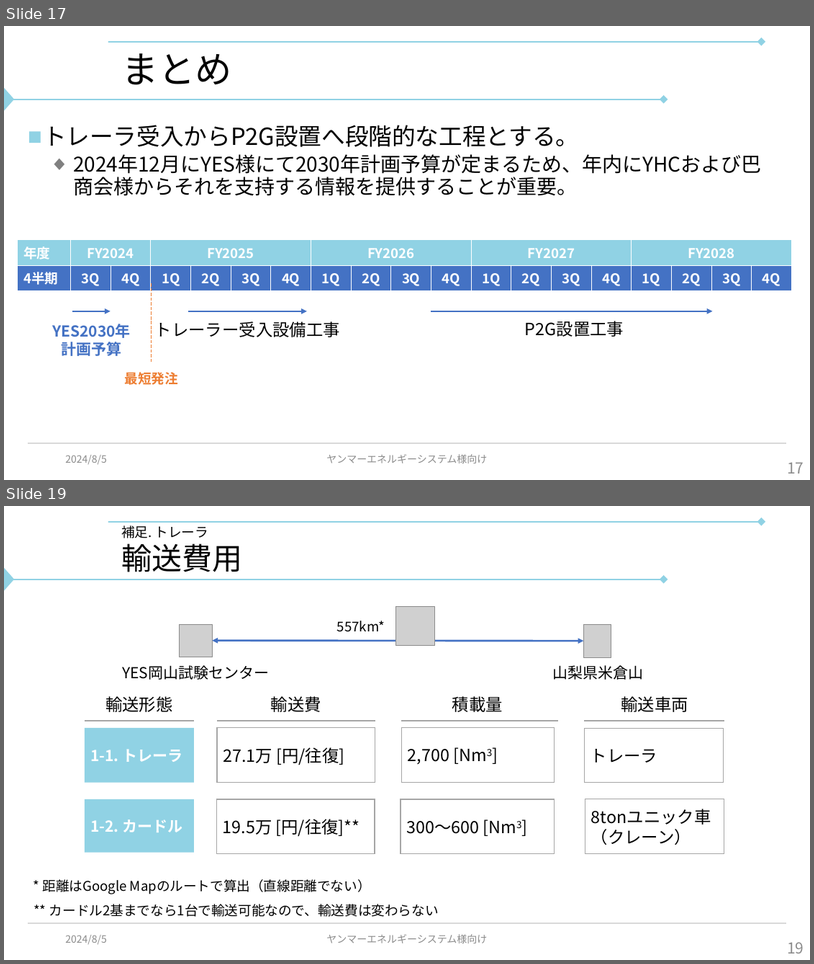
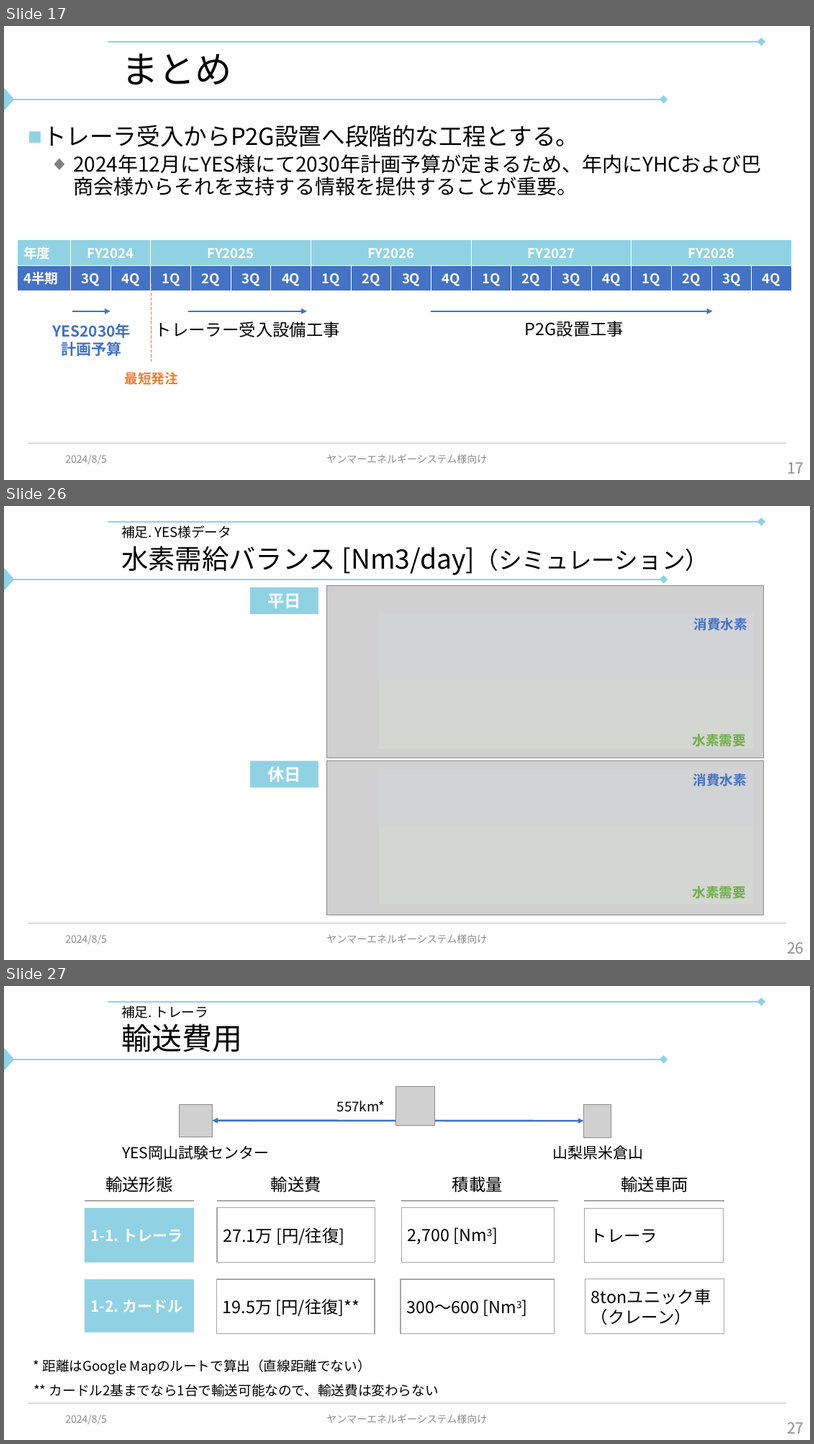
Before and after one commit to watarukumagai-git/opt, a slide deck: yamanashi/y/20240805_ヤンマーエネルギーシステム様_打合せ.pptx. Shown one above the other, each under a label of ours: slides 17 and 19 before the commit, slides 17, 26 and 27 after it; the slides between them are not shown. The pictures are 814x964 and 814x1444 pixels, drawn with LibreOffice and Linux fonts; fonts in the diff are those of the drawing; grey boxes stand for pictures; background and template pictures are left out. Boxes give left, top, right and bottom in pixels: in the first picture for what was removed or moved away, otherwise in the second. Text is boxed around its words. In the diff, an @@ line names an element or a change of style, - is before the commit and + after.

```diff
--- a/yamanashi/y/20240805_ヤンマーエネルギーシステム様_打合せ.pptx
+++ b/yamanashi/y/20240805_ヤンマーエネルギーシステム様_打合せ.pptx
@@ slide 26 added at [4,506,810,960], background #FFFFFF; not listed: 4 template elements that a slide beside it also shows @@
@@ text added at [121,525,232,538], 16 pt, text #000000 @@
+補足. YES様データ
@@ title added at [121,546,709,575], 32 pt, text #000000 @@
+水素需給バランス [Nm3/day]（シミュレーション）
@@ rectangle added at [250,587,319,614], fill #90D2E4, 20 pt, text #FFFFFF, bold @@
+平日
@@ picture added at [327,586,764,758] @@
@@ rectangle added at [379,613,754,680], fill #DAE3F3 at 20% opacity @@
@@ text added at [694,618,748,631], 16 pt, text #4472C4, bold @@
+消費水素
@@ rectangle added at [379,680,754,749], fill #E2F0D9 at 20% opacity @@
@@ text added at [693,734,746,746], 16 pt, text #70AD47, bold @@
+水素需要
@@ rectangle added at [250,761,319,788], fill #90D2E4, 20 pt, text #FFFFFF, bold @@
+休日
@@ picture added at [327,761,764,914] @@
@@ rectangle added at [379,769,754,826], fill #DAE3F3 at 20% opacity @@
@@ text added at [694,773,747,786], 16 pt, text #4472C4, bold @@
+消費水素
@@ rectangle added at [379,826,754,903], fill #E2F0D9 at 20% opacity @@
@@ text added at [693,885,746,898], 16 pt, text #70AD47, bold @@
+水素需要
@@ text added at [65,934,107,944], 12 pt, text #8C8C8C @@
+2024/8/5
@@ text added at [327,934,487,943], 12 pt, text #8C8C8C @@
+ヤンマーエネルギーシステム様向け
@@ page number added at [787,942,804,953], 18 pt, text #8C8C8C @@
+26
@@ what was slide 19 is now slide 27 @@
@@ page number at [787,1422,804,1433]: text changed @@
-19
+27
```
Also in this commit, not shown: 7 other slides added, 1 other file.
